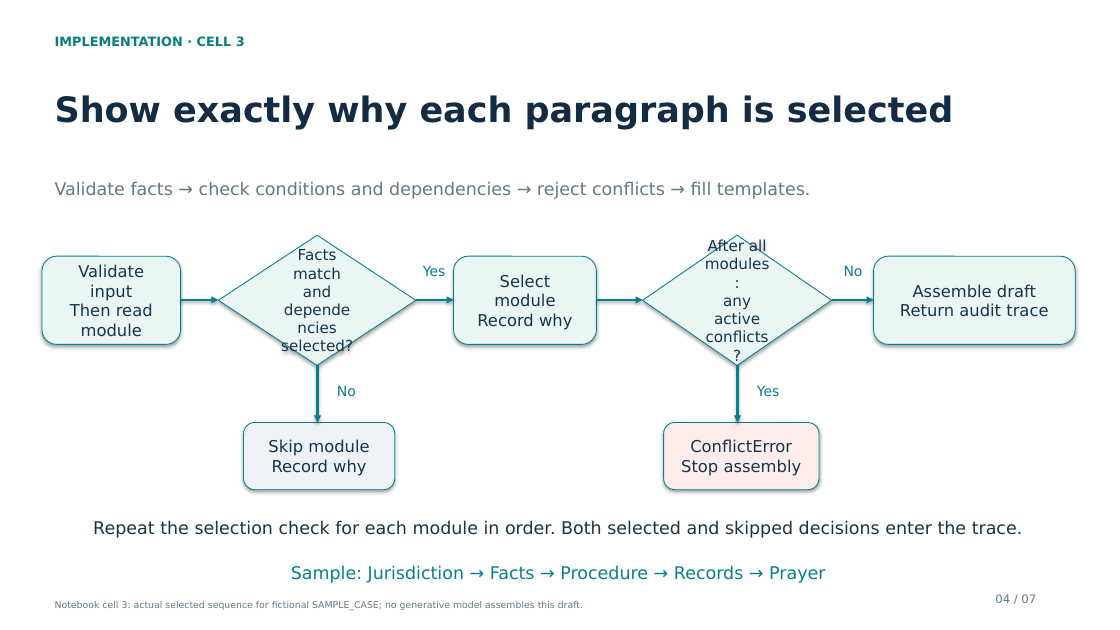
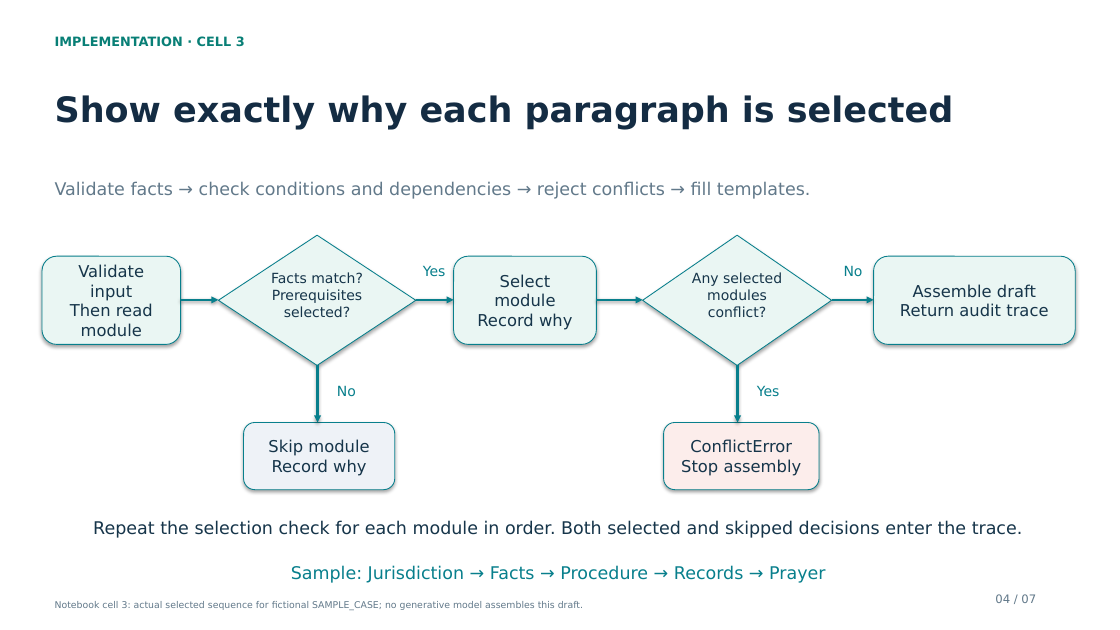
Before and after one commit to nafismam/UkilRAG, a slide deck: slide 4 of presentation/Nafis_Ismam_Docitalis_Final.pptx. Drawn at 1120x630 pixels with LibreOffice and Linux fonts; fonts in the diff are those of the drawing. Boxes give left, top, right and bottom in pixels: in the first picture for what was removed or moved away, otherwise in the second. Text is boxed around its words. In the diff, an @@ line names an element or a change of style, - is before the commit and + after.

```diff
--- a/presentation/Nafis_Ismam_Docitalis_Final.pptx
+++ b/presentation/Nafis_Ismam_Docitalis_Final.pptx
@@ diamond added at (x1=218, y1=235, x2=416, y2=365), fill #EAF6F3, outline #087F8C 0.75 pt @@
@@ text in diamond at (x1=705, y1=239, x2=770, y2=347): text removed @@
-After all modules:
-any active
-conflicts?
@@ text "Facts match?" moved from (x1=218, y1=235, x2=416, y2=365) to (x1=271, y1=272, x2=363, y2=317) @@
@@ text "Facts match?" at (x1=271, y1=272, x2=363, y2=317): vertical alignment middle to top; fill #EAF6F3 to none; outline #087F8C 0.75 pt to none; shadow off @@
@@ text at (x1=271, y1=272, x2=363, y2=303): text changed; size 13 to 12 pt @@
-Facts match
-and dependencies
+Facts match?
+Prerequisites
@@ text added at (x1=692, y1=272, x2=782, y2=317), 12 pt, text #16354A @@
+Any selected
+modules
+conflict?
@@ text at (x1=284, y1=306, x2=350, y2=317): size 13 to 12 pt in "selected?" @@
```
Also in this commit, not shown: 1 other file.
